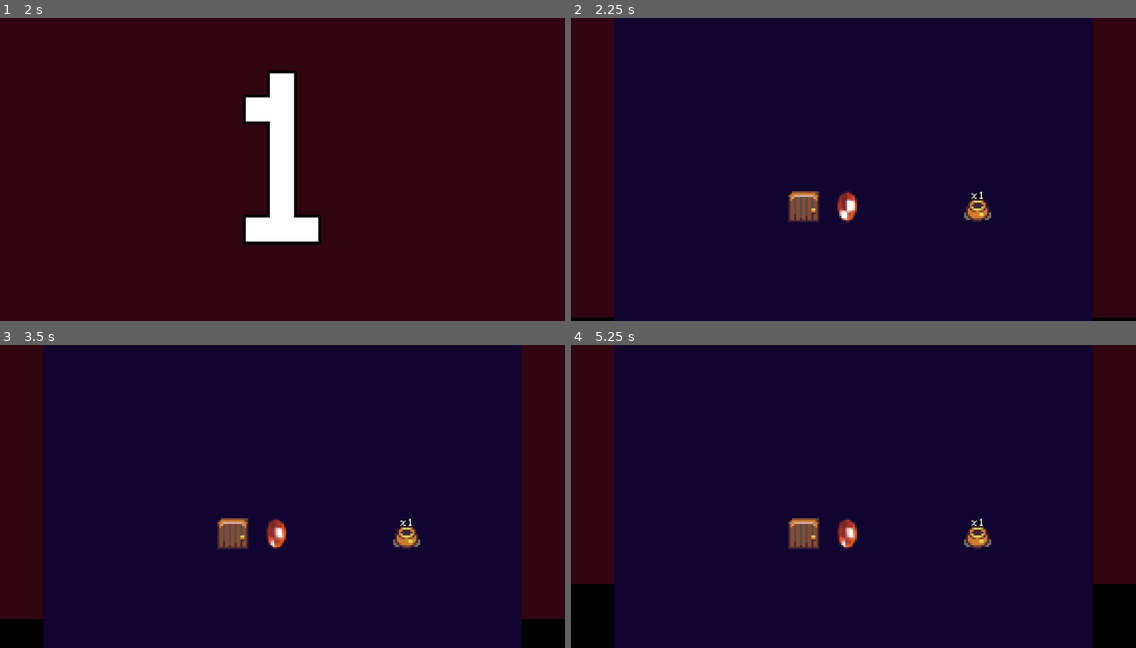
Above: before the commit, frames 1-4 (two rows, left to right).
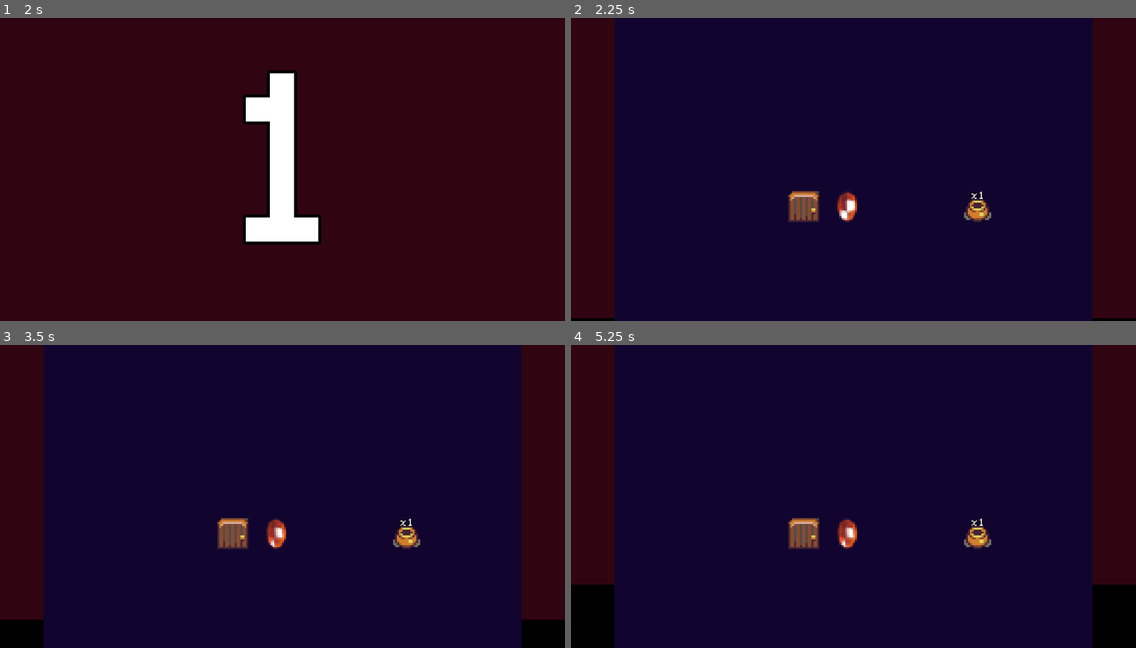
Above: after the commit, the same moments.

Repository: tedsteen/godot-cursors
Game: Godot game, scene res://main.tscn
Two runs of this game, one before a commit and one after it. Both use one fixed random seed, a clock stepped at 60 frames per second and the inputs below. Sound files missing from this copy of the repository are replaced by a short silence.
Inputs (mouse positions are in pixels of both pictures, inside the frame that each line leads up to):
- Up to frame 1 (2 s): click "Start!" at 0.5 s; move the mouse to (406, 154) at 1.27 s; click (406, 154) at 1.42 s
- Up to frame 2 (2.25 s): tap Enter at 2 s; move the mouse to (740, 184) at 2.02 s; click (740, 184) at 2.17 s
- Up to frame 3 (3.5 s): move the mouse to (339, 429) at 2.77 s; click (339, 429) at 2.92 s
- Up to frame 4 (5.25 s): move the mouse to (825, 557) at 3.52 s; click (825, 557) at 3.67 s; move the mouse to (1023, 541) at 4.27 s; click (1023, 541) at 4.42 s; tap Space at 5 s; move the mouse to (684, 451) at 5.02 s; click (684, 451) at 5.17 s

Frame 1 is identical in both runs. In frame 2, less than 0.1% of the frame differs, in the area x 0-100%, y 98-100%; in frame 3, less than 0.1%; in frame 4, less than 0.1%.

Commit message:
make sure we get all the frames

Diff:
--- a/dungeon.gd
+++ b/dungeon.gd
@@ -13,7 +13,6 @@
 @onready var view_to_world = self.get_canvas_transform().affine_inverse()
 @onready var dss: = get_world_2d().direct_space_state
 
-var time
 var frame
 var current_recording: Cursor
 var levels: Array[Level] = []
@@ -50,7 +49,6 @@
 	cursor.level = next_level
 
 func reset_time():
-	time = 0
 	frame = 0
 	for level in levels:
 		level.queue_free()
@@ -82,8 +80,7 @@
 var last_mouse_event: InputEventMouse
 
 func _physics_process(delta):
-	time += delta
-	if time >= cursor_lifetime:
+	if frame == (cursor_lifetime * Engine.physics_ticks_per_second):
 		reset_time()
 		return
 
@@ -109,7 +106,7 @@
 		for entity in cursors_per_entity:
 			entity.handle_cursors(cursors_per_entity[entity])
 
-	time_rect.size.y = background_rect.size.y * (1 - time / cursor_lifetime)
+	time_rect.size.y = background_rect.size.y * (1 - frame / float(cursor_lifetime * Engine.physics_ticks_per_second))
 	var total_pot_health = current_recording.level.total_pot_health
 	var remaining_pot_health = current_recording.level.curr_pot_health
 
